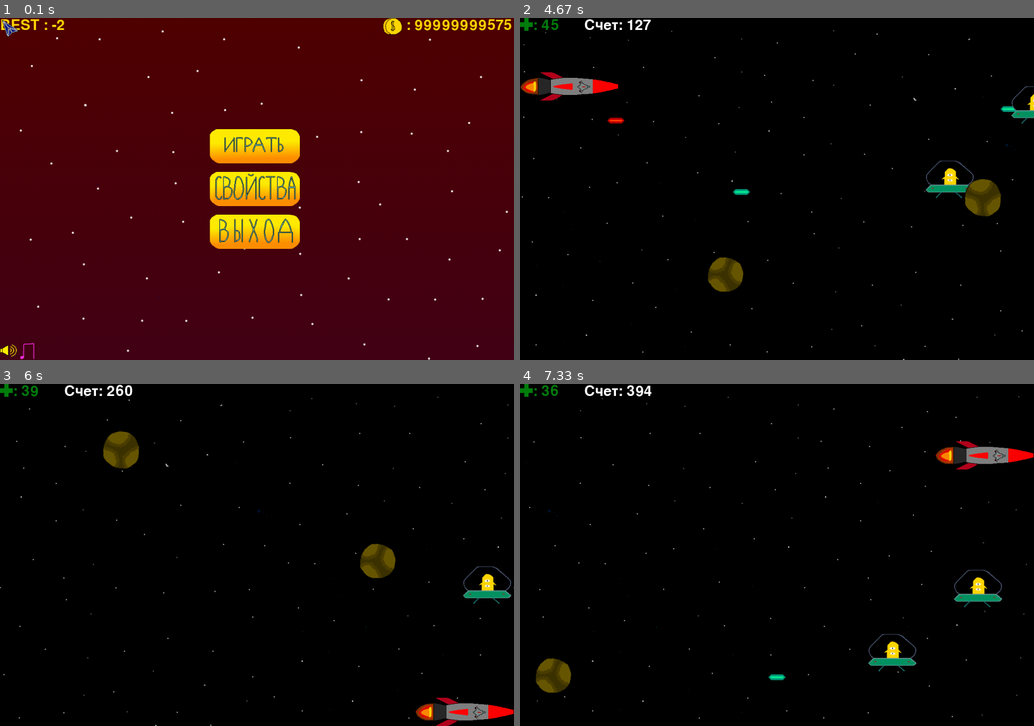
Above: before the commit, frames 1-4 (two rows, left to right).
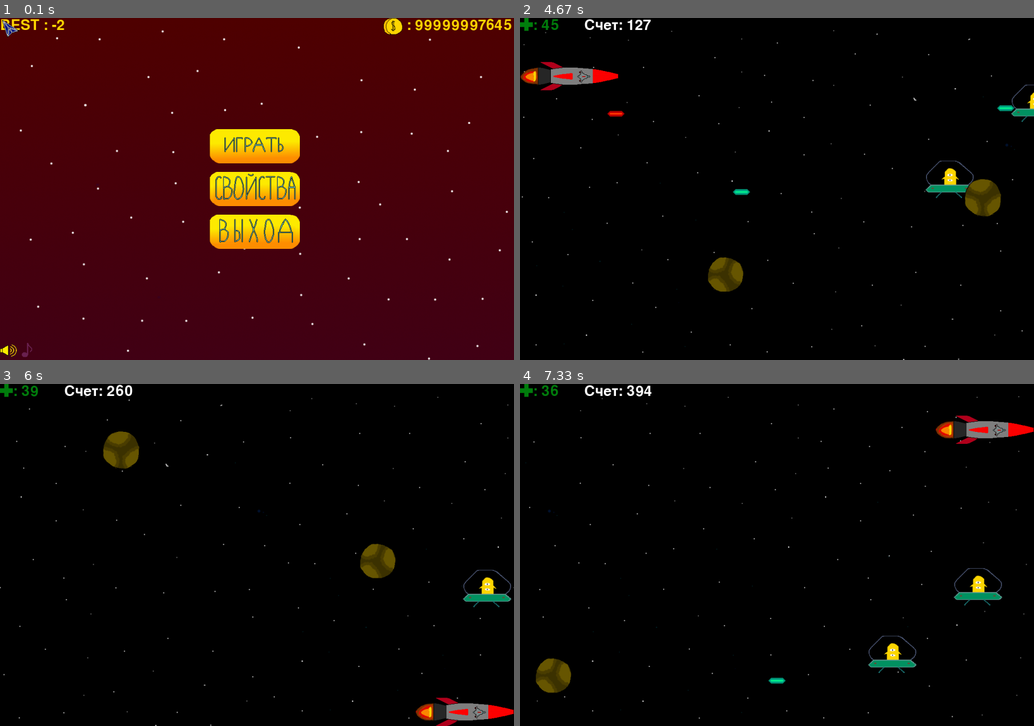
Above: after the commit, the same moments.

Repository: PismerovKir/YandexPygameProject
Game: pygame game, started from Тест прога.py
Two runs of this game, one before a commit and one after it. Both use one fixed random seed, a clock stepped at 60 frames per second and the inputs below.
Inputs (mouse positions are in pixels of both pictures, inside the frame that each line leads up to):
- Up to frame 1 (0.1 s): no input
- Up to frame 2 (4.67 s): click (777, 147) at 0.38 s; tap Space at 3.35, 4.62 s; hold Left 4.05-4.52 s; hold Up from 4.55 s (still down)
- Up to frame 3 (6 s): release Up at 4.92 s; hold Right 4.95-5.58 s; tap Space at 5.02, 5.32, 5.68 s; hold Down 5.62-5.98 s
- Up to frame 4 (7.33 s): hold Left 6.02-6.48 s; tap Space at 6.08, 6.38, 6.58, 6.88, 7.08 s; hold Right 6.52-6.98 s; hold Up 7.02-7.32 s

The runs differ from the first frame. In frame 1, 0.4% of the frame differs, in the area x 3-98%, y 0-100%; in frame 2, 1.6%; in frame 3, 0.4%; in frame 4, 2.5%, in the area x 48-100%, y 9-88%.

Commit message:
Метеоры и пришельцы взрываются

Diff:
--- a/data/gamedata.txt
+++ b/data/gamedata.txt
@@ -1,5 +1,5 @@
 -2
-99999999575
+99999997645
 40
-29
-19
+39
+21
--- a/Тест прога.py
+++ b/Тест прога.py
@@ -222,11 +222,11 @@
         pygame.sprite.Sprite.__init__(self)
         self.image = load_image('alien.png')
         self.rect = self.image.get_rect()
-        self.bangimage1 = load_image('alienbang1.png')
-        self.bangimage2 = load_image('alienbang2.png')
+        self.bangimage1 = load_image('alienbang5.png')
+        self.bangimage2 = load_image('alienbang4.png')
         self.bangimage3 = load_image('alienbang3.png')
-        self.bangimage4 = load_image('alienbang4.png')
-        self.bangimage5 = load_image('alienbang5.png')
+        self.bangimage4 = load_image('alienbang2.png')
+        self.bangimage5 = load_image('alienbang1.png')
         self.rect.x = WIDTH
         self.rect.y = random.randrange(50, HEIGHT - self.rect.height - 50)
         self.speedy = 1
@@ -278,11 +278,11 @@
     def __init__(self):
         pygame.sprite.Sprite.__init__(self)
         self.image = load_image(f'meteor{random.randint(1, 3)}.png')
-        self.bangimage1 = load_image('meteorBang1.png')
-        self.bangimage2 = load_image('meteorBang2.png')
+        self.bangimage1 = load_image('meteorBang5.png')
+        self.bangimage2 = load_image('meteorBang4.png')
         self.bangimage3 = load_image('meteorBang3.png')
-        self.bangimage4 = load_image('meteorBang4.png')
-        self.bangimage5 = load_image('meteorBang5.png')
+        self.bangimage4 = load_image('meteorBang2.png')
+        self.bangimage5 = load_image('meteorBang1.png')
 
         self.rect = self.image.get_rect()
         self.rect.x = WIDTH
Binary file changed: data/ButtonMusicOff.png
Binary file changed: data/ButtonMusicOn.png
Binary file changed: data/alienBang.png
Binary file removed: data/notaoff.png
Binary file removed: data/notaon.png
